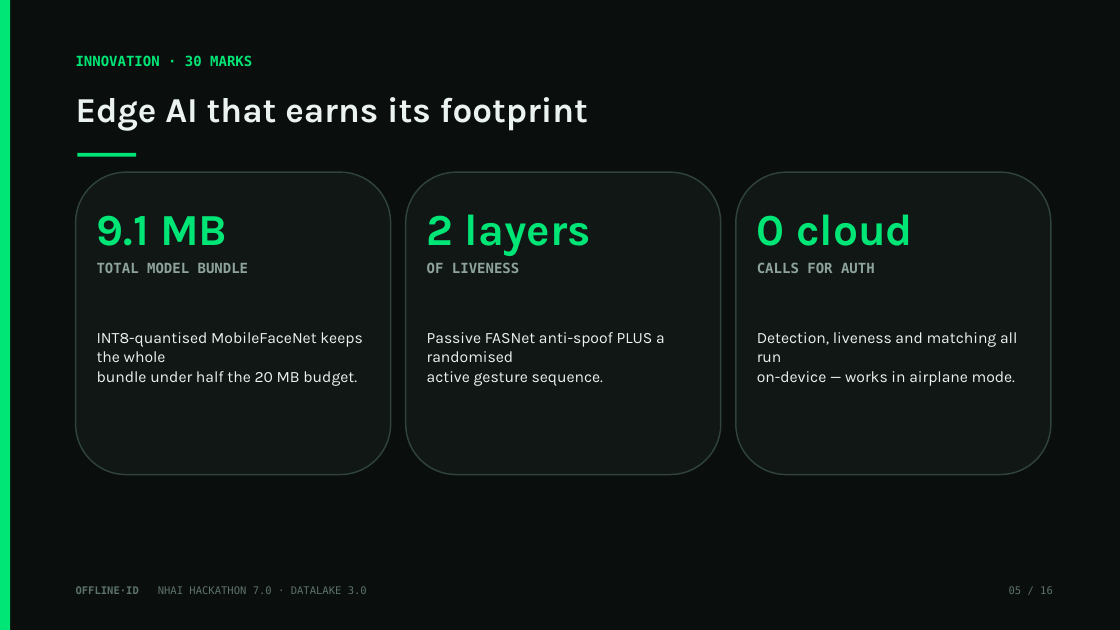
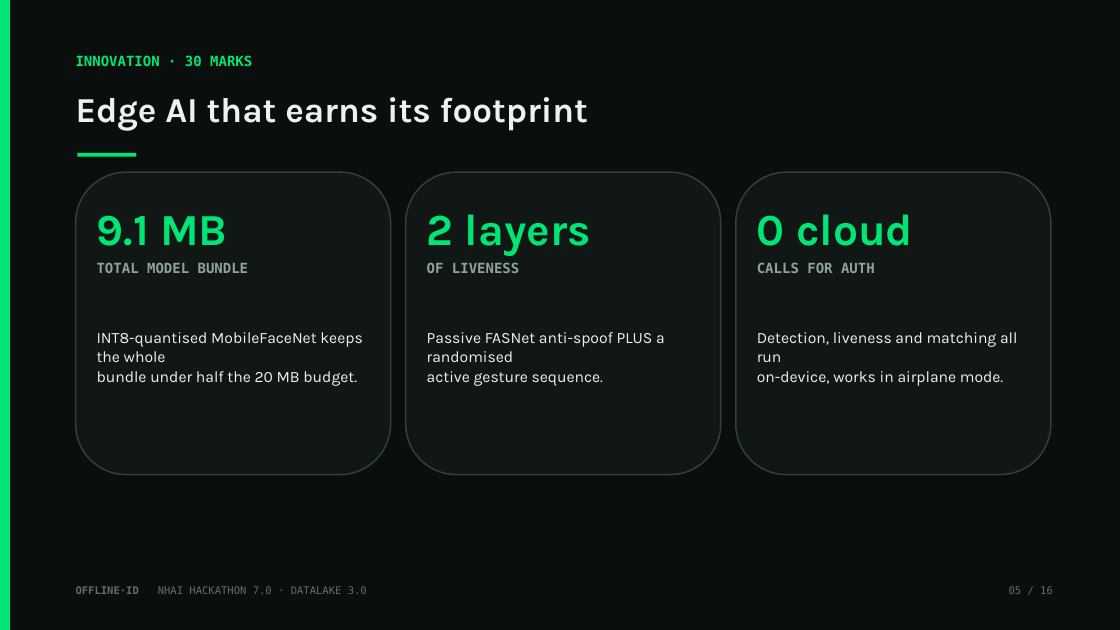
Before and after one commit to moneytosms/offlineid, a slide deck: slide 5 of submission/OfflineID_Hackathon7.pptx. Drawn at 1120x630 pixels with LibreOffice and Linux fonts; fonts in the diff are those of the drawing. Boxes give left, top, right and bottom in pixels: in the first picture for what was removed or moved away, otherwise in the second. Text is boxed around its words. In the diff, an @@ line names an element or a change of style, - is before the commit and + after.

```diff
--- a/submission/OfflineID_Hackathon7.pptx
+++ b/submission/OfflineID_Hackathon7.pptx
@@ text at (757,332,1017,386): text changed @@
-Detection, liveness and matching all run
-on-device — works in airplane mode.
+Detection, liveness and matching all run
+on-device, works in airplane mode.
```
Also in this commit, not shown: 11 other slides changed, 9 other files.
